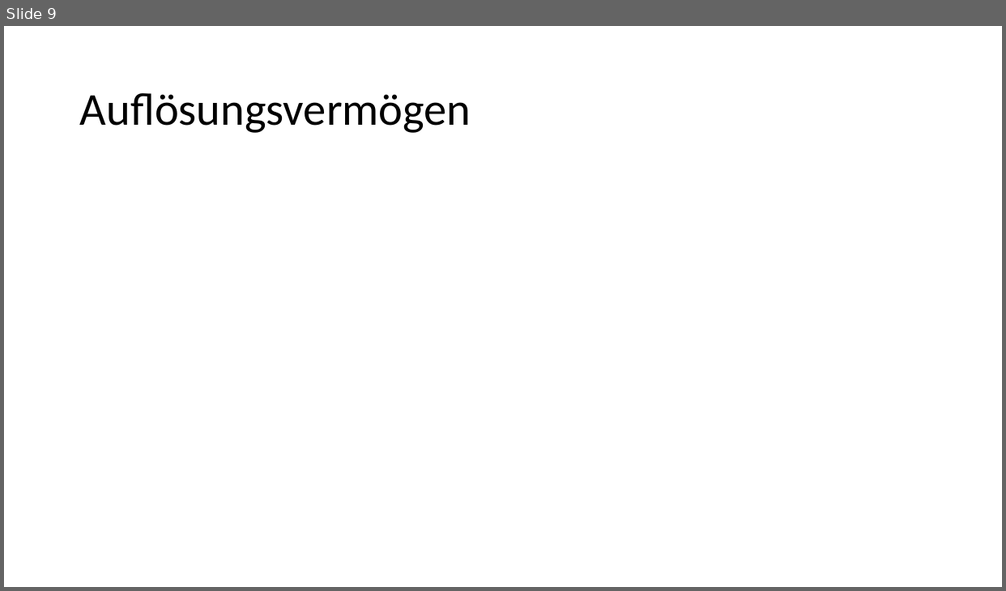
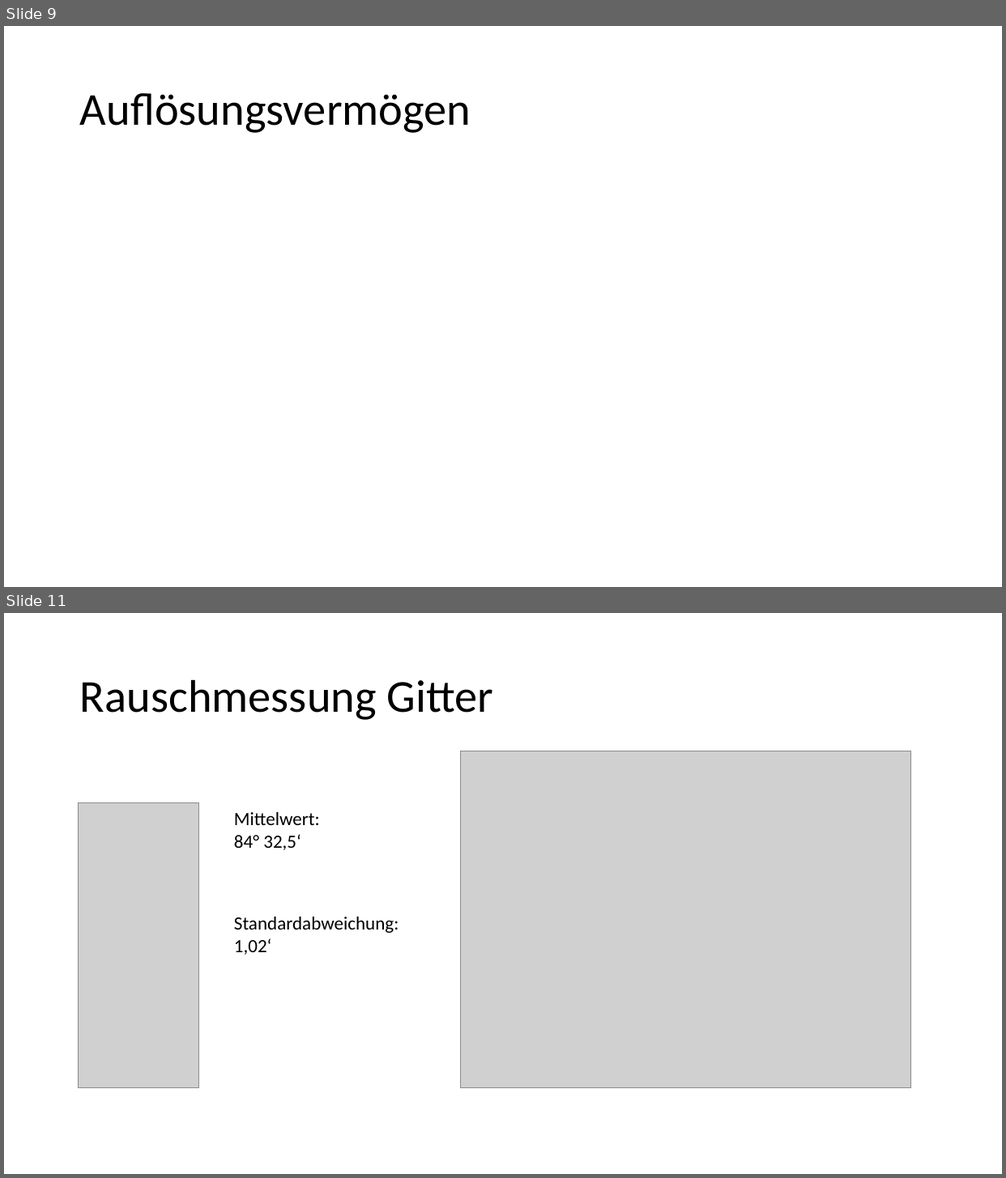
Before and after one commit to thewhitecat/grundpraktikum1, a slide deck: grundpraktikum2/Optik 1/Optik I.pptx. Shown one above the other, each under a label of ours: slide 9 before the commit, slides 9 and 11 after it; the slides between them are not shown. The pictures are 1006x591 and 1006x1178 pixels, drawn with LibreOffice and Linux fonts; fonts in the diff are those of the drawing; grey boxes stand for pictures. Boxes give left, top, right and bottom in pixels: in the first picture for what was removed or moved away, otherwise in the second. Text is boxed around its words. In the diff, an @@ line names an element or a change of style, - is before the commit and + after.

Commit message:
Präsentation Gitter 1. Teil

```diff
--- a/grundpraktikum2/Optik 1/Optik I.pptx
+++ b/grundpraktikum2/Optik 1/Optik I.pptx
@@ slide 11 added at bbox=[4, 613, 1002, 1174], background #FFFFFF @@
@@ title added at bbox=[80, 679, 493, 720], 44 pt, text #000000 @@
+Rauschmessung Gitter
@@ picture added at bbox=[460, 752, 911, 1088] @@
@@ picture added at bbox=[78, 803, 199, 1088] @@
@@ text added at bbox=[234, 812, 320, 850], 18 pt, text #000000 @@
+Mittelwert:
+84° 32,5‘
@@ text added at bbox=[234, 917, 399, 955], 18 pt, text #000000 @@
+Standardabweichung:
+1,02‘
```
Also in this commit, not shown: 3 other slides added.
